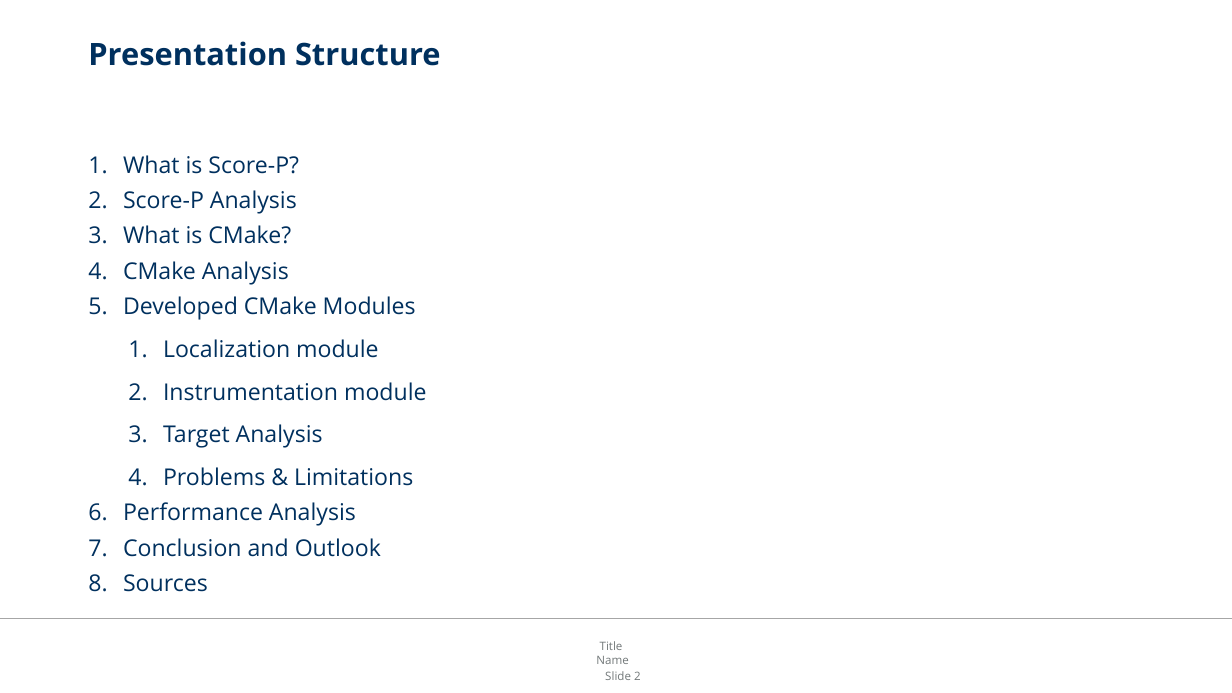
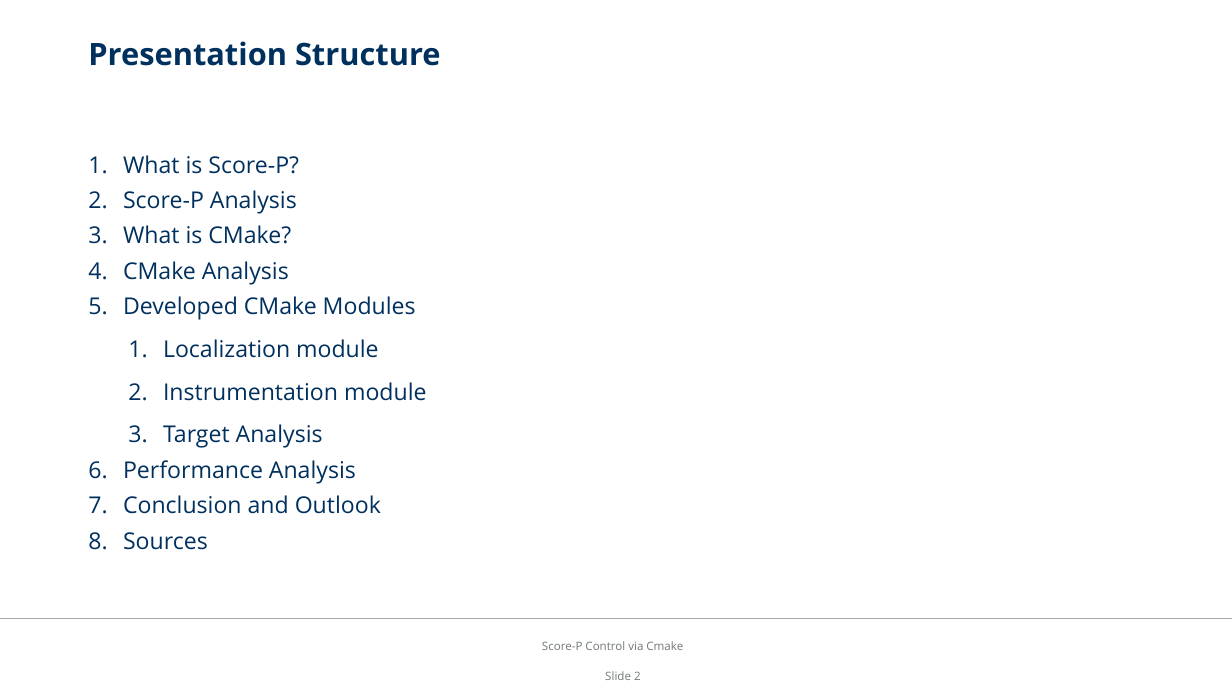
Before and after one commit to Deric-W/FindScoreP, a slide deck: slide 2 of paper/presentation.pptx. Drawn at 1232x693 pixels with LibreOffice and Linux fonts; fonts in the diff are those of the drawing; background and template pictures are left out. Boxes give left, top, right and bottom in pixels: in the first picture for what was removed or moved away, otherwise in the second. Text is boxed around its words. In the diff, an @@ line names an element or a change of style, - is before the commit and + after.

```diff
--- a/paper/presentation.pptx
+++ b/paper/presentation.pptx
@@ text at bbox=[163, 467, 413, 486]: paragraph removed @@
-  4. Problems & Limitations
@@ text added at bbox=[542, 641, 683, 650], 9 pt, text #727879 @@
+Score-P Control via Cmake
@@ text removed at bbox=[596, 641, 628, 664] @@
-Title
-Name
```
Also in this commit, not shown: 21 other slides changed, 4 slides added, 1 slide removed, 6 other files.
